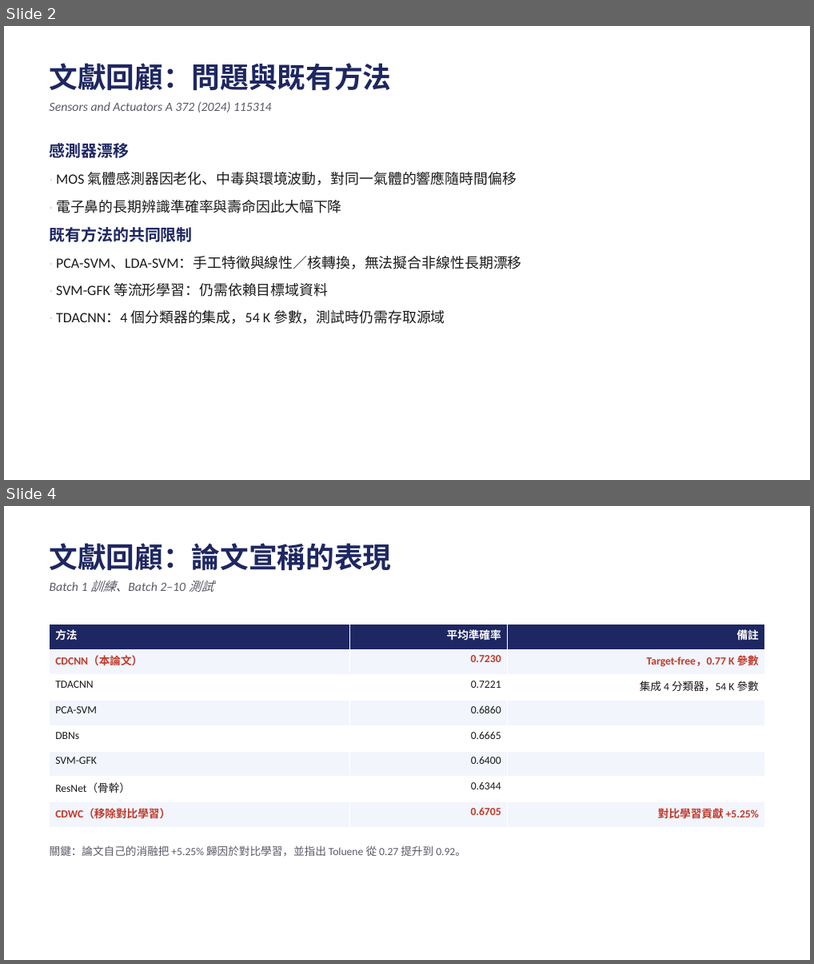
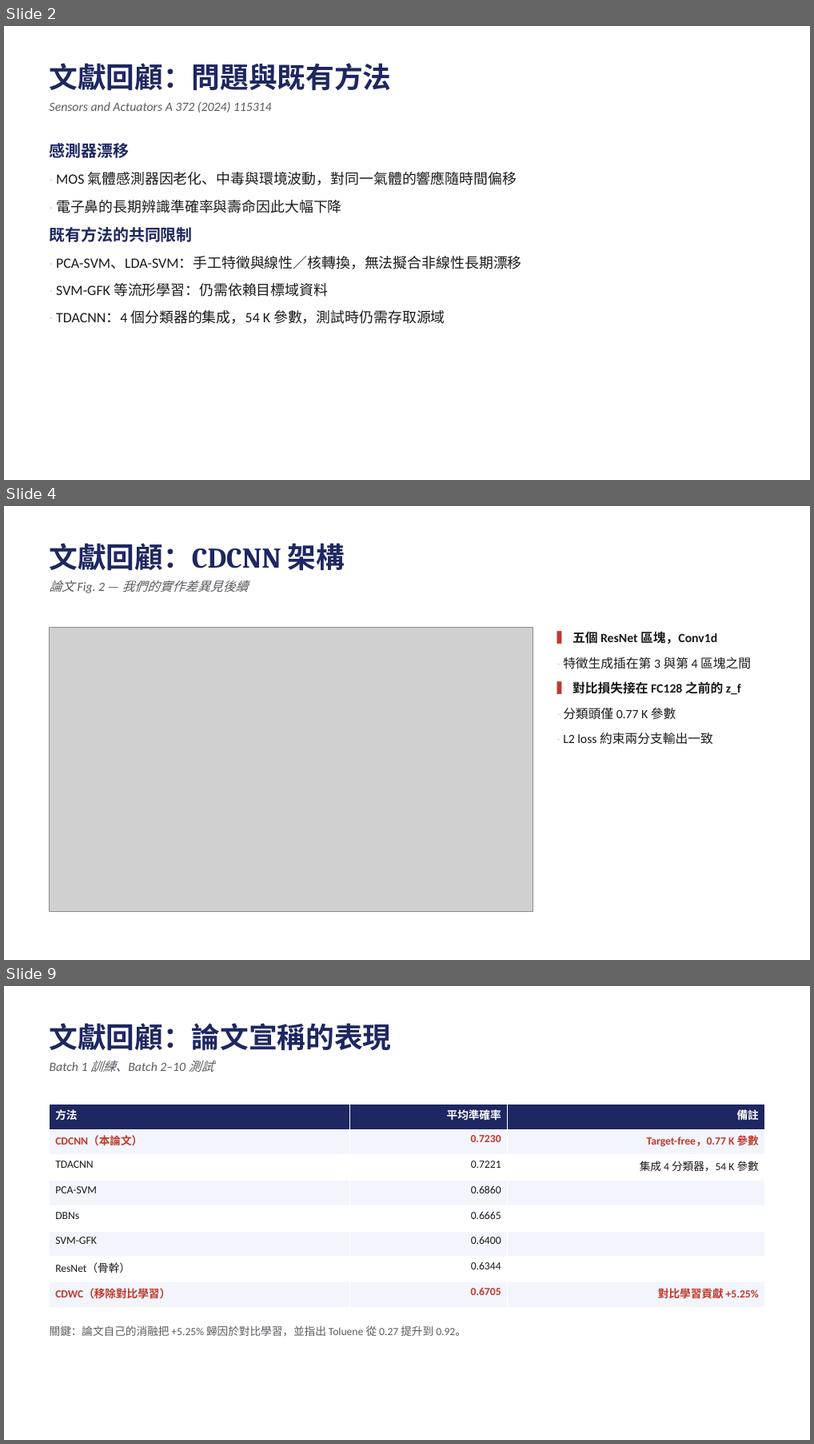
Before and after one commit to wintera1233/cdcnn, a slide deck: reports/cdcnn-experiment-review.pptx. Shown one above the other, each under a label of ours: slides 2 and 4 before the commit, slides 2, 4 and 9 after it; the slides between them are not shown. The pictures are 814x964 and 814x1444 pixels, drawn with LibreOffice and Linux fonts; fonts in the diff are those of the drawing; grey boxes stand for pictures. Boxes give left, top, right and bottom in pixels: in the first picture for what was removed or moved away, otherwise in the second. Text is boxed around its words. In the diff, an @@ line names an element or a change of style, - is before the commit and + after.

```diff
--- a/reports/cdcnn-experiment-review.pptx
+++ b/reports/cdcnn-experiment-review.pptx
@@ slide 4 added at box(4, 506, 810, 960), background #FFFFFF @@
@@ text added at box(50, 543, 345, 593), 15 pt, text #5A5A66, italic @@
+文獻回顧：CDCNN 架構
+論文 Fig. 2 — 我們的實作差異見後續
@@ picture added at box(50, 627, 534, 912) @@
@@ text added at box(563, 631, 751, 744), 15 pt, text #1A1A1A @@
+▍ 五個 ResNet 區塊，Conv1d
+· 特徵生成插在第 3 與第 4 區塊之間
+▍ 對比損失接在 FC128 之前的 z_f
+· 分類頭僅 0.77 K 參數
+· L2 loss 約束兩分支輸出一致
@@ what was slide 4 is now slide 9 @@
```
Also in this commit, not shown: 1 slide changed, 4 other slides added, 12 other files.
